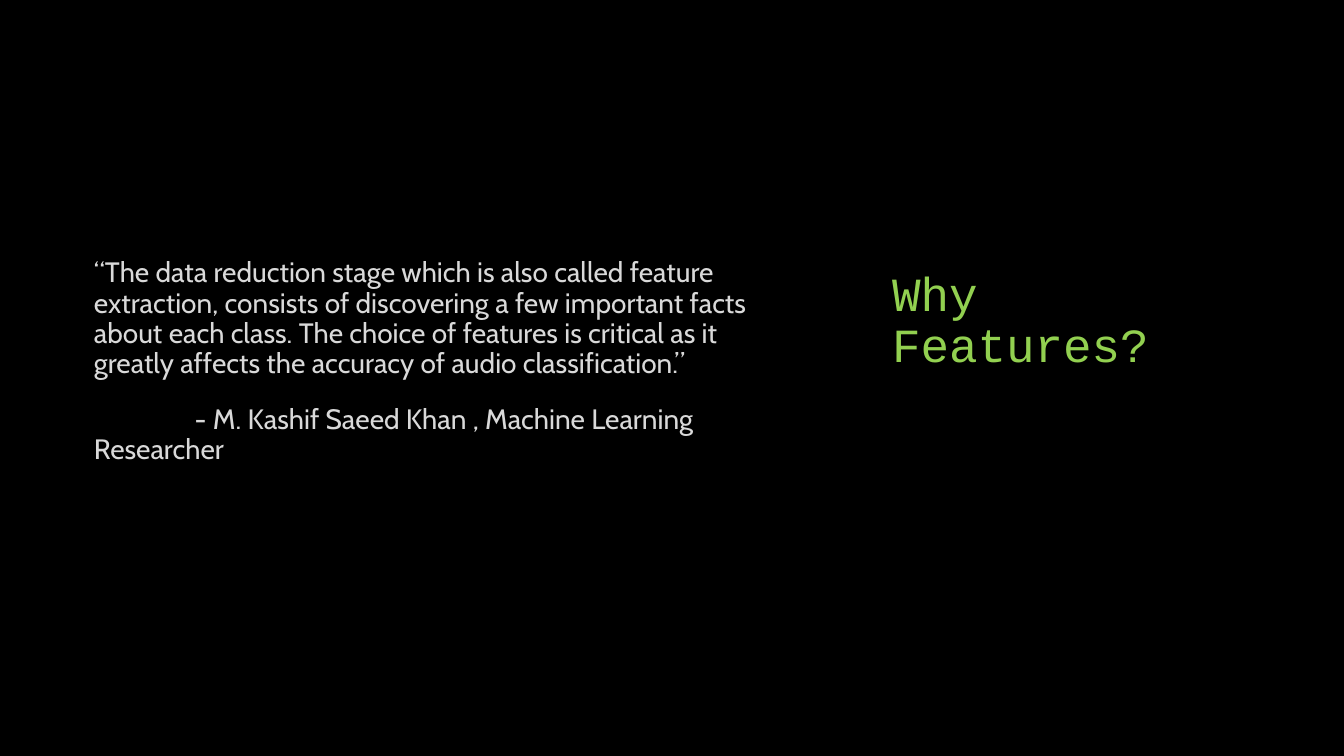
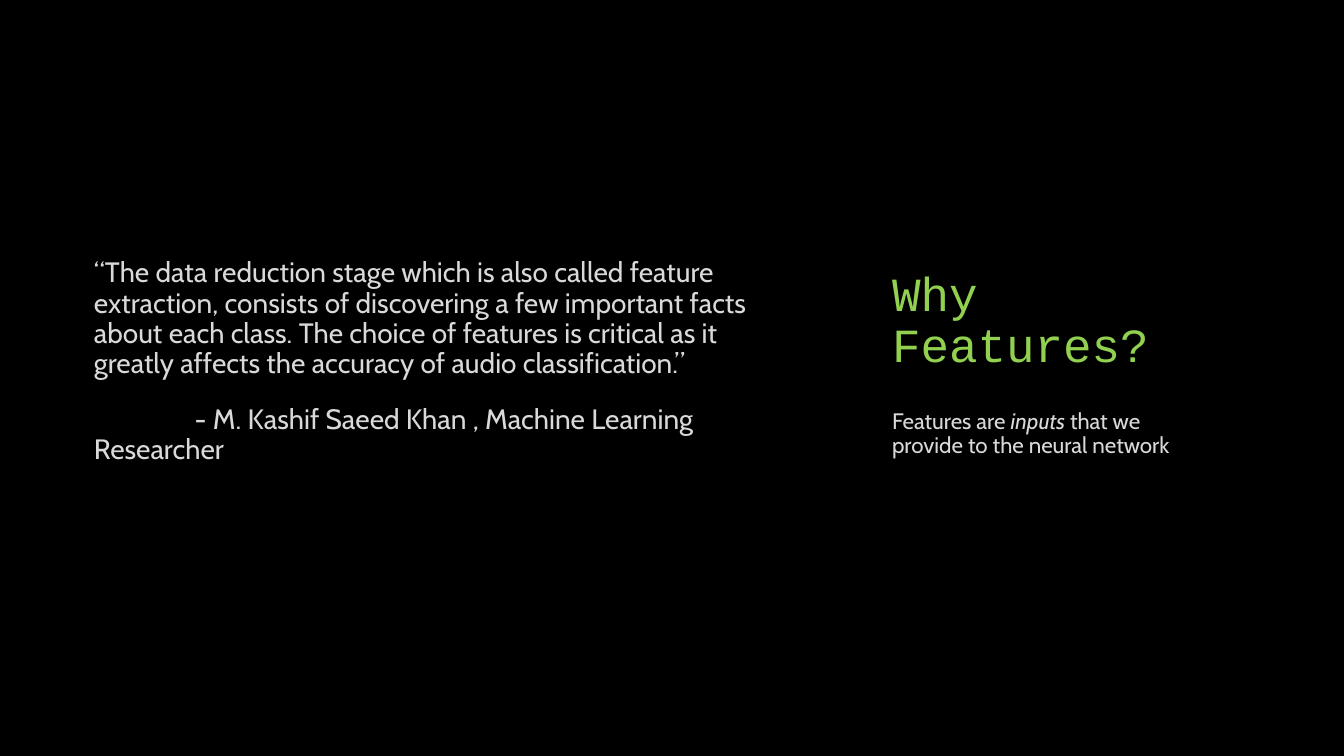
Before and after one commit to landonbuell/Buell-Senior-Thesis, a slide deck: slide 12 of Thesis/CapstonePresentaion/Classifying Chaotic Synthesizers with a Multimodal Neural Network.pptx (slide 13 before the commit). Drawn at 1344x756 pixels with LibreOffice and Linux fonts; fonts in the diff are those of the drawing. Boxes give left, top, right and bottom in pixels: in the first picture for what was removed or moved away, otherwise in the second. Text is boxed around its words. In the diff, an @@ line names an element or a change of style, - is before the commit and + after.

```diff
--- a/Thesis/CapstonePresentaion/Classifying Chaotic Synthesizers with a Multimodal Neural Network.pptx
+++ b/Thesis/CapstonePresentaion/Classifying Chaotic Synthesizers with a Multimodal Neural Network.pptx
@@ text added at (x1=892, y1=412, x2=1169, y2=459), 16 pt, text #D9D9D9 @@
+Features are inputs that we provide to the neural network
```
Also in this commit, not shown: 3 other slides changed, 4 slides added, 2 other files.
